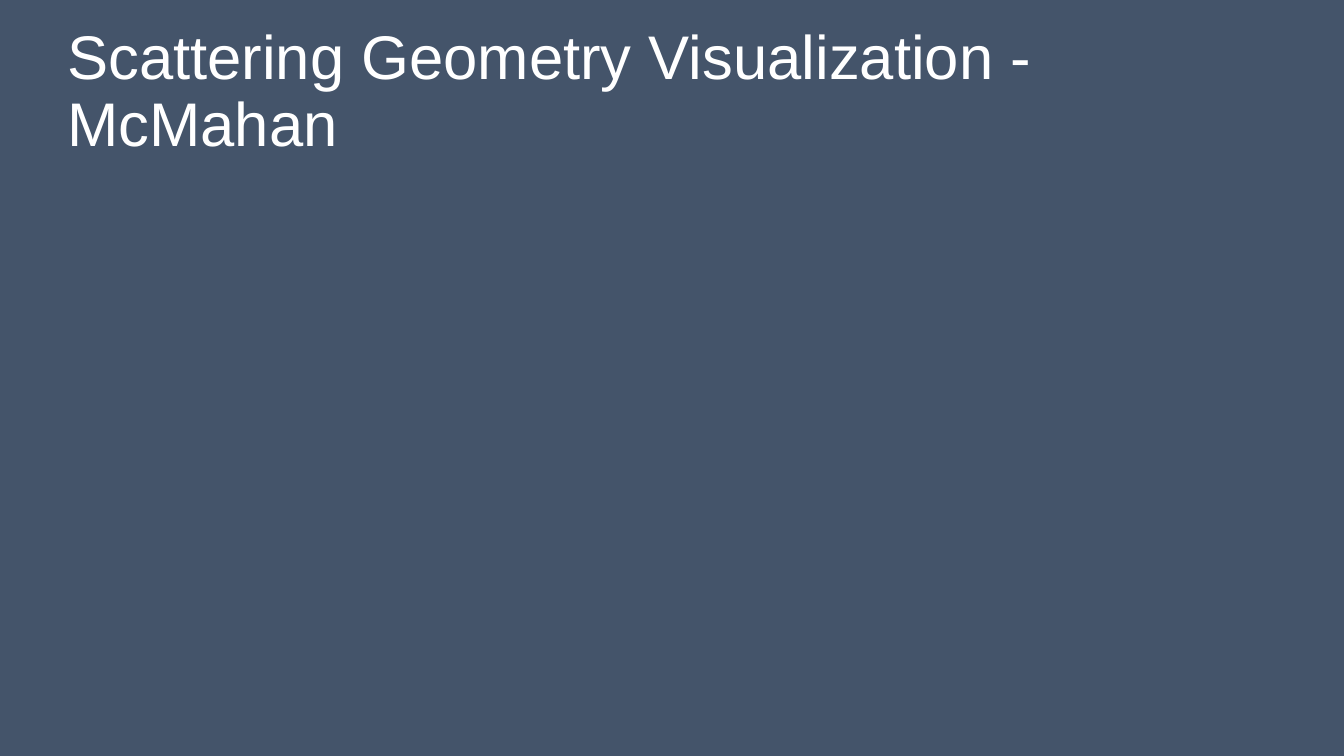
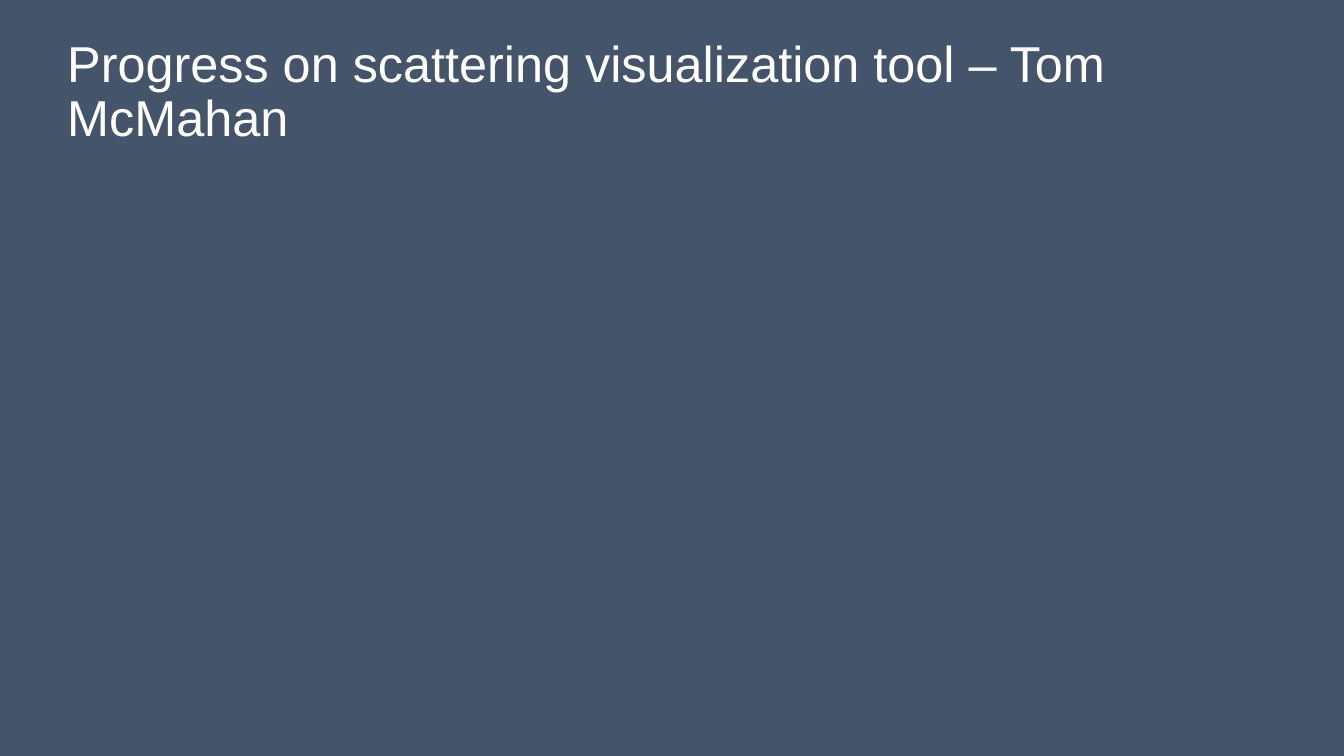
Before and after one commit to HamSCI/MSQP, a slide deck: slide 7 of Working Group meeting slides/Meteor_Scatter_Working_Group_4Nov2026.pptx (slide 6 before the commit). Drawn at 1344x756 pixels with LibreOffice and Linux fonts; fonts in the diff are those of the drawing. Boxes give left, top, right and bottom in pixels: in the first picture for what was removed or moved away, otherwise in the second. Text is boxed around its words. In the diff, an @@ line names an element or a change of style, - is before the commit and + after.

```diff
--- a/Working Group meeting slides/Meteor_Scatter_Working_Group_4Nov2026.pptx
+++ b/Working Group meeting slides/Meteor_Scatter_Working_Group_4Nov2026.pptx
@@ title at (67, 45, 1105, 137): text changed; size 44 to 36 pt @@
-Scattering Geometry Visualization - McMahan
+Progress on scattering visualization tool – Tom McMahan
```
Also in this commit, not shown: 3 other slides changed, 20 slides added, 5 slides removed.
